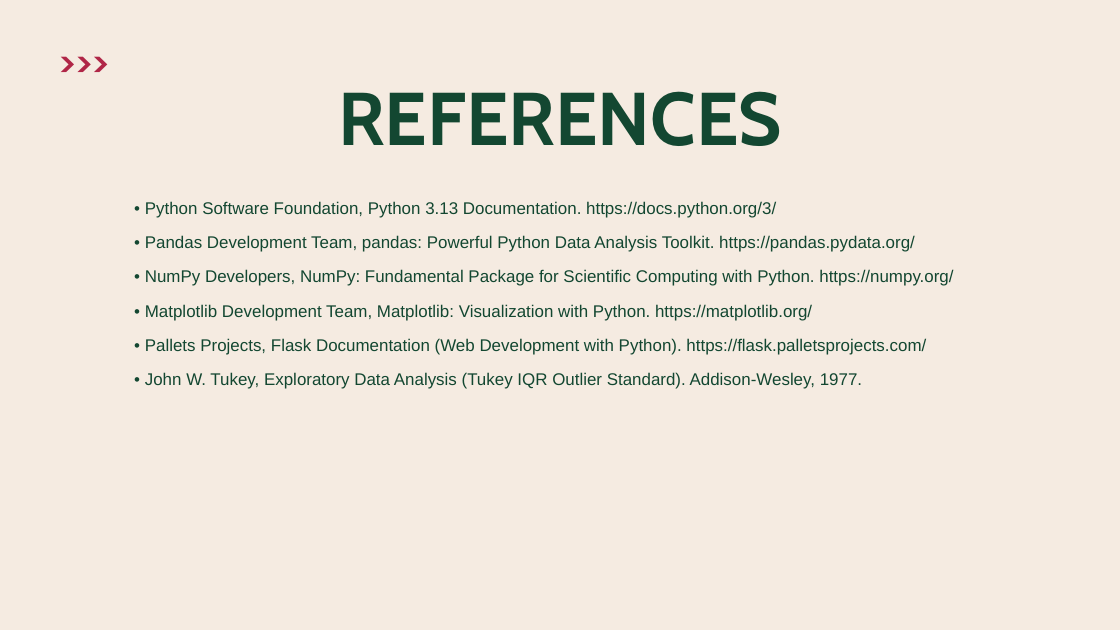
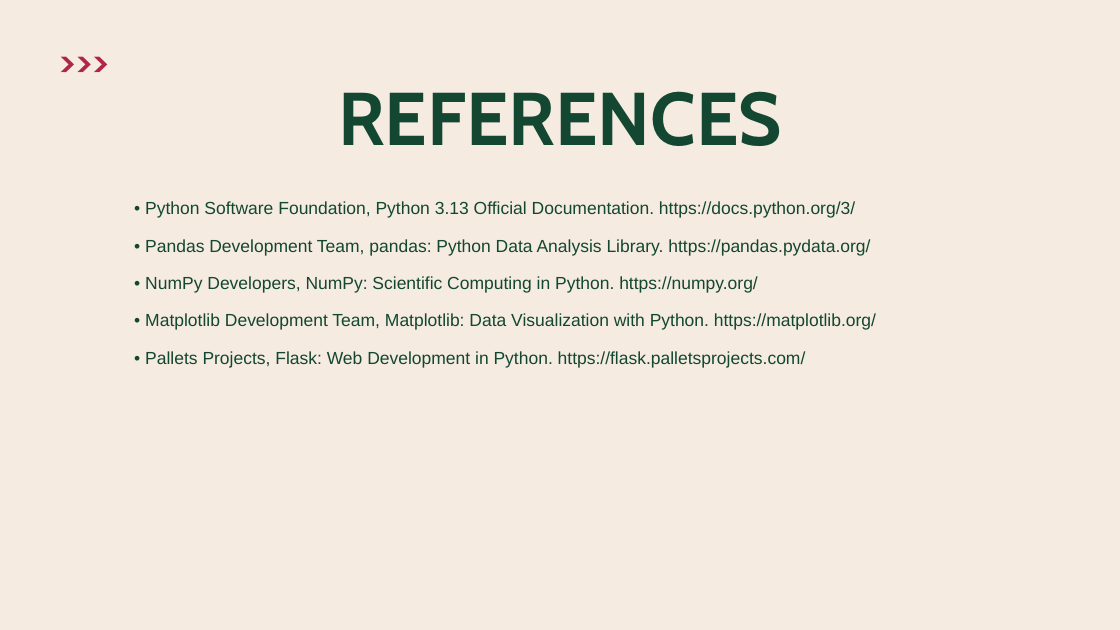
Before and after one commit to JISHU-GHOSH/csv-data-cleaner-analytics, a slide deck: slide 13 of CSV_Cleaner_14_Pages_Presentation.pptx. Drawn at 1120x630 pixels with LibreOffice and Linux fonts; fonts in the diff are those of the drawing. Boxes give left, top, right and bottom in pixels: in the first picture for what was removed or moved away, otherwise in the second. Text is boxed around its words. In the diff, an @@ line names an element or a change of style, - is before the commit and + after.

```diff
--- a/CSV_Cleaner_14_Pages_Presentation.pptx
+++ b/CSV_Cleaner_14_Pages_Presentation.pptx
@@ text at (145, 201, 876, 368): text changed; size 14.5 to 15 pt @@
-• Python Software Foundation, Python 3.13 Documentation. https://docs.python.org/3/
-• Pandas Development Team, pandas: Powerful Python Data Analysis Toolkit. https://pandas.pydata.org/
-• NumPy Developers, NumPy: Fundamental Package for Scientific Computing with Python. https://numpy.org/
-• Matplotlib Development Team, Matplotlib: Visualization with Python. https://matplotlib.org/
-• Pallets Projects, Flask Documentation (Web Development with Python). https://flask.palletsprojects.com/
-• John W. Tukey, Exploratory Data Analysis (Tukey IQR Outlier Standard). Addison-Wesley, 1977.
+• Python Software Foundation, Python 3.13 Official Documentation. https://docs.python.org/3/
+• Pandas Development Team, pandas: Python Data Analysis Library. https://pandas.pydata.org/
+• NumPy Developers, NumPy: Scientific Computing in Python. https://numpy.org/
+• Matplotlib Development Team, Matplotlib: Data Visualization with Python. https://matplotlib.org/
+• Pallets Projects, Flask: Web Development in Python. https://flask.palletsprojects.com/
```
Also in this commit, not shown: 13 other slides changed, 1 other file.
